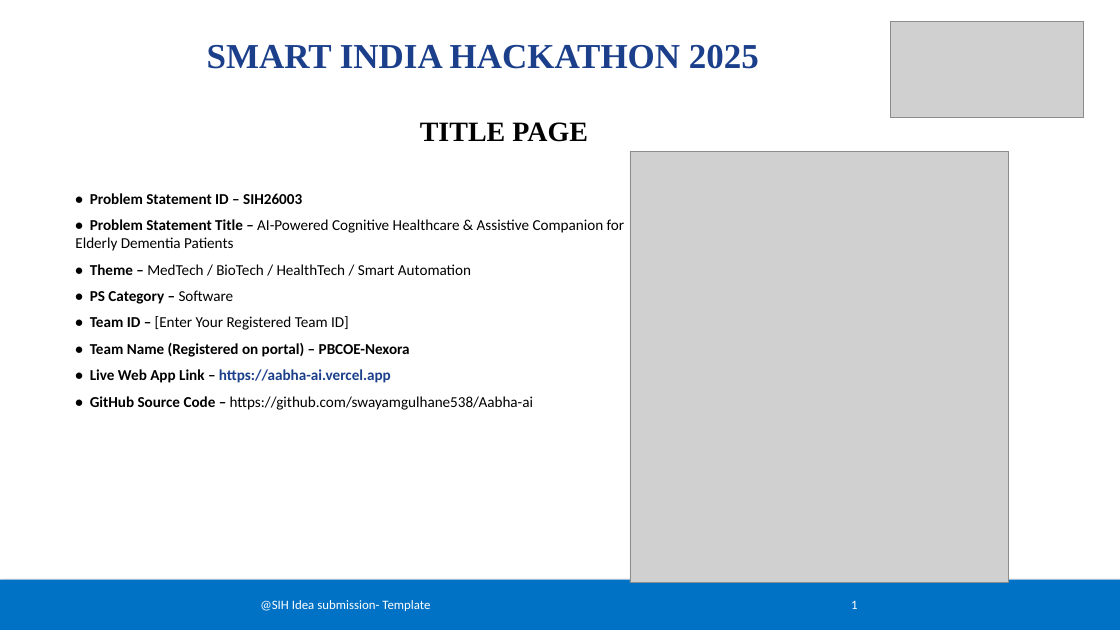
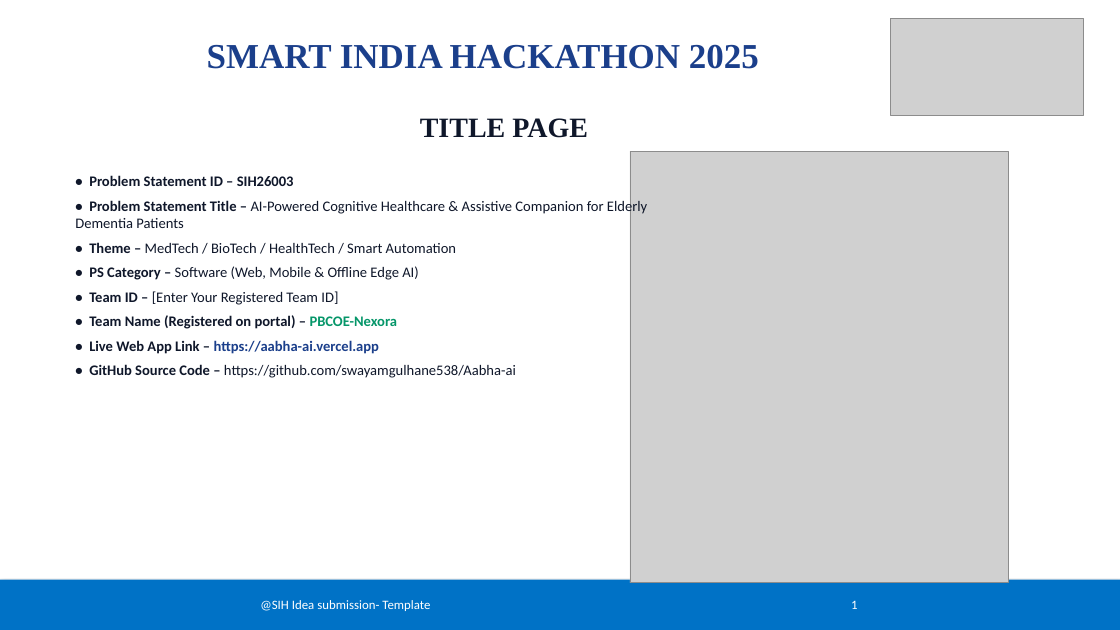
Before and after one commit to swayamgulhane538/Aabha-ai, a slide deck: slide 1 of SIH_2025_PBCOE_Nexora_AABHA_AI.pptx. Drawn at 1120x630 pixels with LibreOffice and Linux fonts; fonts in the diff are those of the drawing; grey boxes stand for pictures. Boxes give left, top, right and bottom in pixels: in the first picture for what was removed or moved away, otherwise in the second. Text is boxed around its words. In the diff, an @@ line names an element or a change of style, - is before the commit and + after.

Commit message:
Generate Judge-Winning SIH 2025 presentation for Team PBCOE-Nexora with high impact visual cards, flowcharts and metrics

```diff
--- a/SIH_2025_PBCOE_Nexora_AABHA_AI.pptx
+++ b/SIH_2025_PBCOE_Nexora_AABHA_AI.pptx
@@ text "TITLE PAGE" at [420,118,588,138]: text colour #000000 to #0F172A @@
@@ text "• Problem Statement ID – ...": place and size @@
-text "• Problem Statement ID – ..." at [75,193,625,410]
+text "• Problem Statement ID – ..." at [75,175,647,378]
@@ text at [75,175,647,378]: size 13 to 12.5 pt, text colour #000000 to #0F172A in "• Problem Statement ID – SIH26003", "• Problem Statement Title – AI-Powered Cognitive ...", "• Theme – MedTech / BioTech / ...", "• Team ID – [Enter Your Registered ..." and 3 more places; text colour #000000 to #059669 in "PBCOE-Nexora"; less space between paragraphs @@
@@ text at [89,266,419,280]: text changed; size 13 to 12.5 pt; text colour #000000 to #0F172A; bold off @@
-• PS Category – Software
+• PS Category – Software (Web, Mobile & Offline Edge AI)
```
Also in this commit, not shown: 5 other slides changed, 1 other file.
